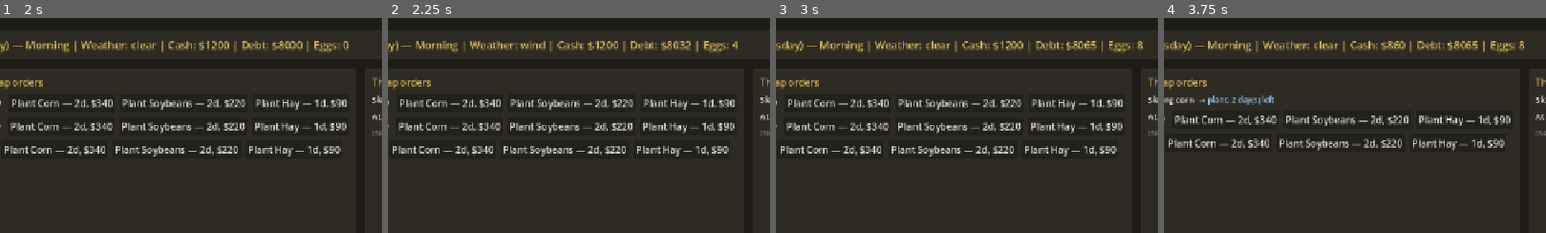
Above: before the commit, frames 1-4 (left to right).
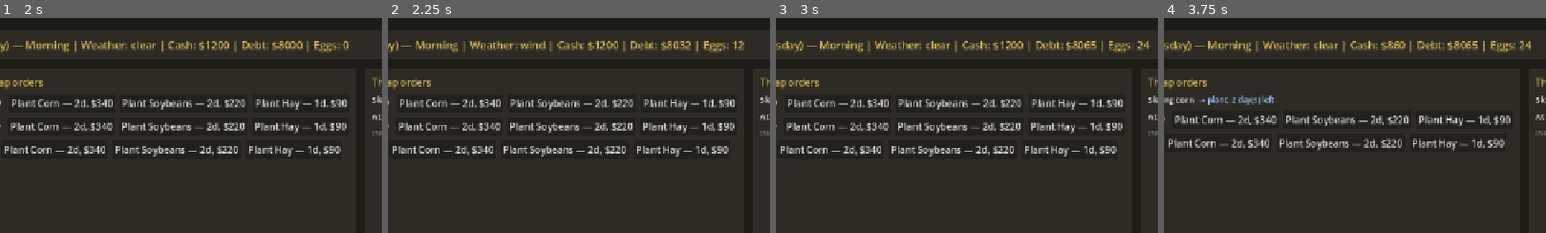
Above: after the commit, the same moments.

Repository: nastyn8dawg-blip/Dirt_Money
Game: Godot game, scene res://scenes/main.tscn
The game is run twice, just before and just after one commit, with the same random seed, the same clock (stepped at 60 frames per second) and the same inputs.
Inputs:
- Up to frame 1 (2 s): click "New Run" at 0.5 s; click "Start as Old School Farmer" at 1.25 s
- Up to frame 2 (2.25 s): click "Sleep → Next Day" at 2 s
- Up to frame 3 (3 s): click "Sleep → Next Day" at 2.75 s
- Up to frame 4 (3.75 s): click "Plant Corn — 2d, $340" at 3.5 s
The pictures show only the part of the screen within x 13-63%, y 0-50%; the shares and areas given below are measured in that part.

Frame 1 is identical in both runs. In frame 2, 0.1% of the frame differs, in the area x 90-94%, y 10-16%; in frame 3, less than 0.1%; in frame 4, less than 0.1%.

Commit message:
Phase 0 economy model locked: three solvent, distinct strategies
- design/economy_model.xlsx: 30-day cash flow per background, all
  formulas, tunable assumptions, comparison sheet with pass/fail checks
- tools/build_economy_model.py rebuilds it; verify_economy_model.py
  calculates every formula (zero errors) and prints the verdicts
- Results: Old School $4,670 (negotiated/rep), IT $3,832 (timed/info),
  Mechanic $4,012 (repair/flip) - solvent, distinct, within 1.25x band
- Locked numbers synced to data JSON (yields 300/200/100, eggs $0.40,
  12 chickens); economy spec + critique log updated; tests pass

Co-Authored-By: Claude Fable 5 <noreply@anthropic.com>

Diff:
--- a/data/crops.json
+++ b/data/crops.json
@@ -1,5 +1,5 @@
 {
-  "_schema": "Crop definitions. Costs/yields are PLACEHOLDERS until the Phase 0 economy spreadsheet locks numbers. grow_days = duration of a planting order through harvest-ready; order costs are per-field.",
+  "_schema": "Crop definitions. Costs/yields locked v1 by design/economy_model.xlsx (2026-07-03). grow_days = duration of a planting order through harvest-ready; order costs are per-field.",
   "crops": [
     {
       "id": "corn",
@@ -7,7 +7,7 @@
       "grow_days": 10,
       "plant_order": { "days": 2, "cost": 340 },
       "harvest_order": { "days": 2, "cost": 180 },
-      "base_yield_units": 120,
+      "base_yield_units": 300,
       "weather_sensitivity": { "drought": -0.35, "storm": -0.2, "rain_light": 0.1 },
       "role": "volume play: high input, high value"
     },
@@ -17,7 +17,7 @@
       "grow_days": 9,
       "plant_order": { "days": 2, "cost": 220 },
       "harvest_order": { "days": 1, "cost": 140 },
-      "base_yield_units": 90,
+      "base_yield_units": 200,
       "weather_sensitivity": { "drought": -0.25, "storm": -0.15, "rain_light": 0.1 },
       "role": "flexible rotation play: lower input"
     },
@@ -27,7 +27,7 @@
       "grow_days": 6,
       "plant_order": { "days": 1, "cost": 90 },
       "harvest_order": { "days": 1, "cost": 80 },
-      "base_yield_units": 60,
+      "base_yield_units": 100,
       "multi_cut": true,
       "weather_sensitivity": { "drought": -0.2, "rain_heavy": -0.3 },
       "role": "steady trickle + livestock tie-in"
--- a/data/market.json
+++ b/data/market.json
@@ -4,7 +4,7 @@
     { "id": "corn", "base_price": 4.2, "walk_step_max": 0.12, "floor": 2.8, "ceiling": 6.5 },
     { "id": "soybeans", "base_price": 10.5, "walk_step_max": 0.3, "floor": 7.5, "ceiling": 15.0 },
     { "id": "hay", "base_price": 5.0, "walk_step_max": 0.15, "floor": 3.0, "ceiling": 8.0 },
-    { "id": "eggs", "base_price": 0.25, "walk_step_max": 0.02, "floor": 0.1, "ceiling": 0.5 }
+    { "id": "eggs", "base_price": 0.40, "walk_step_max": 0.02, "floor": 0.15, "ceiling": 0.6 }
   ],
   "gossip_lines": {
     "rising": ["Elevator's been busy all week.", "Trucks lined up past the scale this morning."],
--- a/project.godot
+++ b/project.godot
@@ -1,6 +1,10 @@
 ; Engine configuration file.
 ; It's best edited using the editor UI and not directly,
 ; since the parameters that go here are not all obvious.
+;
+; Format:
+;   [section] ; section goes between []
+;   param=value ; assign values to parameters
 
 config_version=5
 
--- a/scripts/autoload/game_state.gd
+++ b/scripts/autoload/game_state.gd
@@ -10,7 +10,7 @@
 var flags: Dictionary = {}       # flag name -> true
 var field_orders: Array = []     # {field, crop, kind, days_left, cost}
 var fields: Dictionary = {}      # field_id -> {state, crop}
-var chickens: int = 4
+var chickens: int = 12
 var contracts_active: Array = []
 var contracts_completed: int = 0
 var perks: Array = []
@@ -32,7 +32,7 @@
 	fields = {}
 	for f in FIELD_IDS:
 		fields[f] = {"state": "fallow", "crop": ""}
-	chickens = 4
+	chickens = 12
 	contracts_active = []
 	contracts_completed = 0
 	perks = []
Not shown, added: design/economy_model.xlsx
Not shown, changed: docs/DIRT_MONEY_CRITIQUE.md
Not shown, changed: docs/DIRT_MONEY_ECONOMY_SPEC.md
Not shown, added: tools/build_economy_model.py
Not shown, added: tools/verify_economy_model.py
